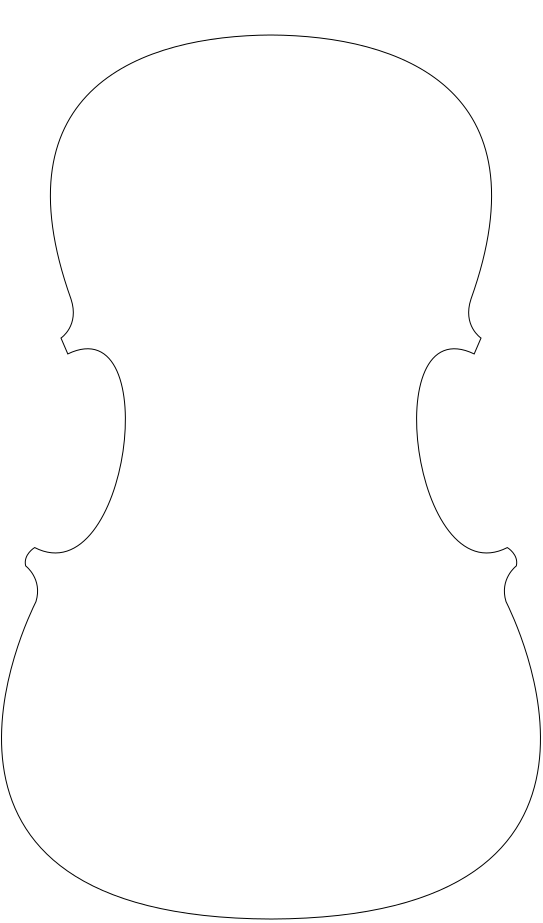
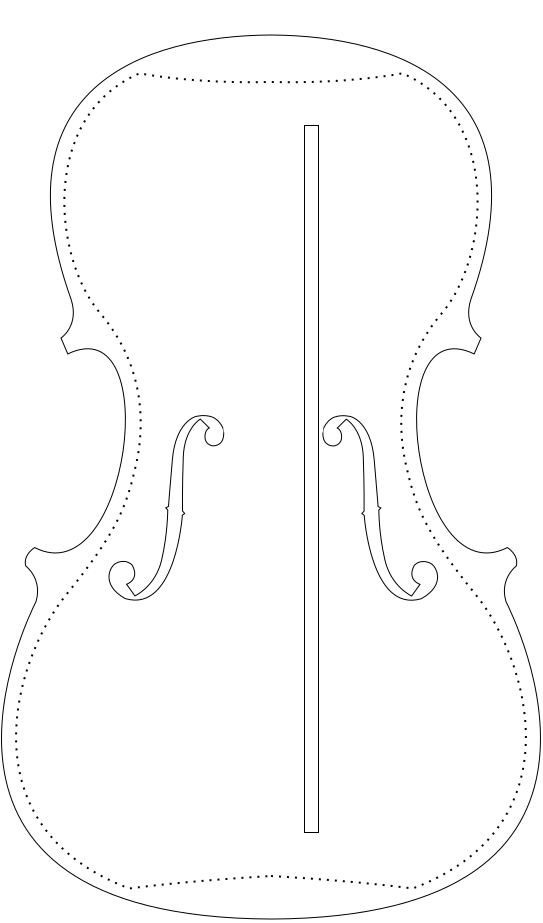
Two versions of the same layered image (543x923). Layer-by-layer changes:
showed "f-holes" over [108, 415, 439, 601]
showed "bass bar" over [304, 125, 319, 833]
showed "plate inner contour" over [15, 72, 527, 890]
showed "bg" over [15, 72, 527, 890]
